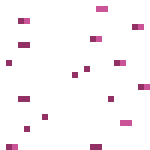
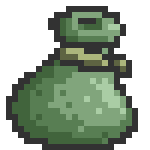
The second 150×150 image is a revision of the first. Changes to its layers:
added layer "Calque 6" above "Calque 7" over left=6, top=6, right=138, bottom=150
hid "invincibleSpore" over left=6, top=6, right=150, bottom=150
